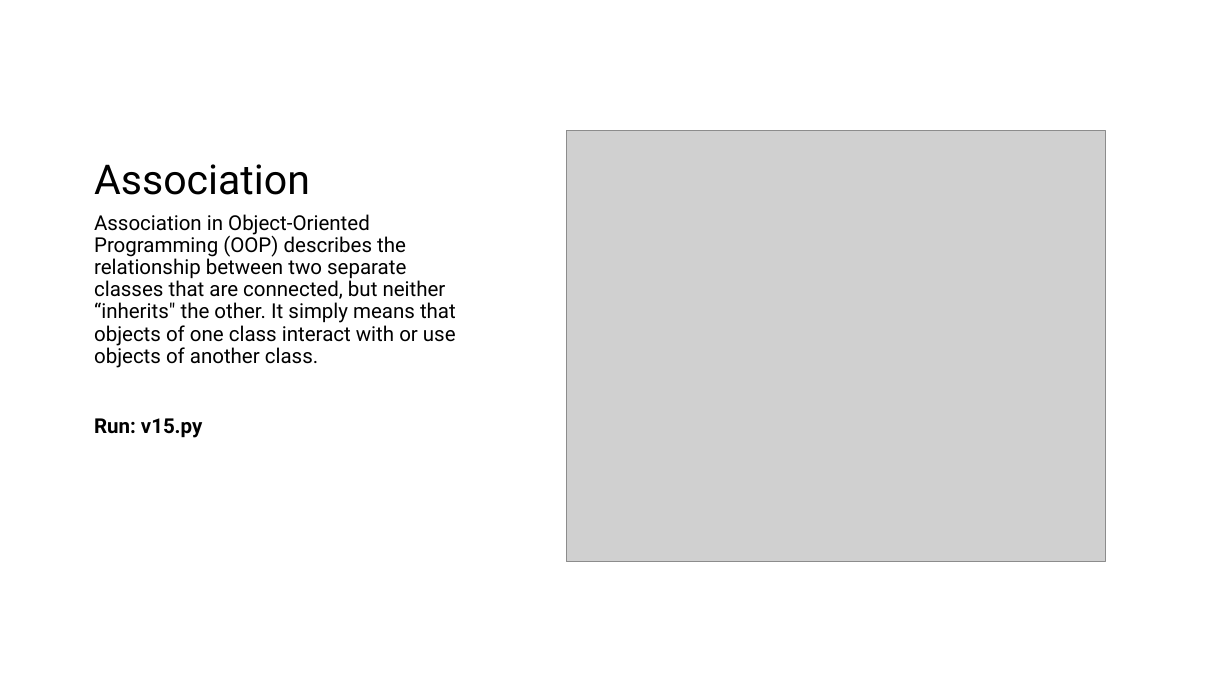
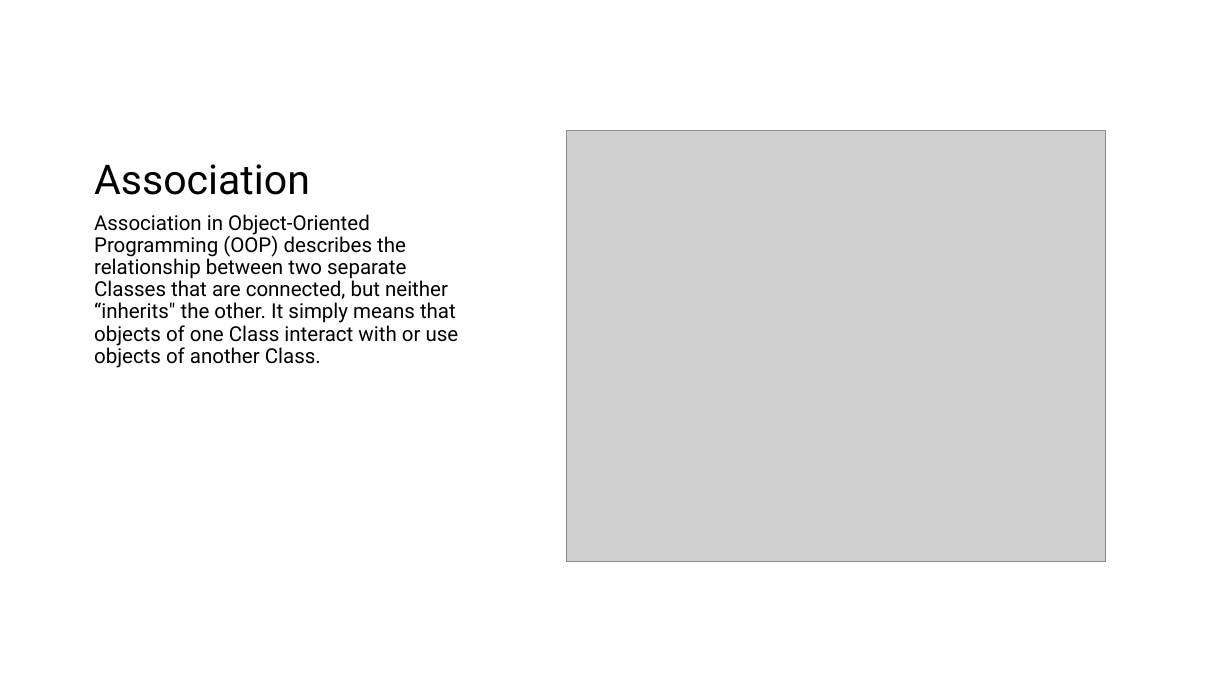
Before and after one commit to TempeHS/MicroPython_OOP_Pi_Pico_Mini_Project_Source, a slide deck: slide 6 of tutorials/presentations/Lecture6.pptx. Drawn at 1232x693 pixels with LibreOffice and Linux fonts; fonts in the diff are those of the drawing; grey boxes stand for pictures. Boxes give left, top, right and bottom in pixels: in the first picture for what was removed or moved away, otherwise in the second. Text is boxed around its words. In the diff, an @@ line names an element or a change of style, - is before the commit and + after.

```diff
--- a/tutorials/presentations/Lecture6.pptx
+++ b/tutorials/presentations/Lecture6.pptx
@@ text at (94, 214, 459, 368): text changed @@
-Association in Object-Oriented Programming (OOP) describes the relationship between two separate classes that are connected, but neither “inherits" the other. It simply means that objects of one class interact with or use objects of another class.
-Run: v15.py
+Association in Object-Oriented Programming (OOP) describes the relationship between two separate Classes that are connected, but neither “inherits" the other. It simply means that objects of one Class interact with or use objects of another Class.
```
Also in this commit, not shown: 6 other slides changed, 52 other files.
